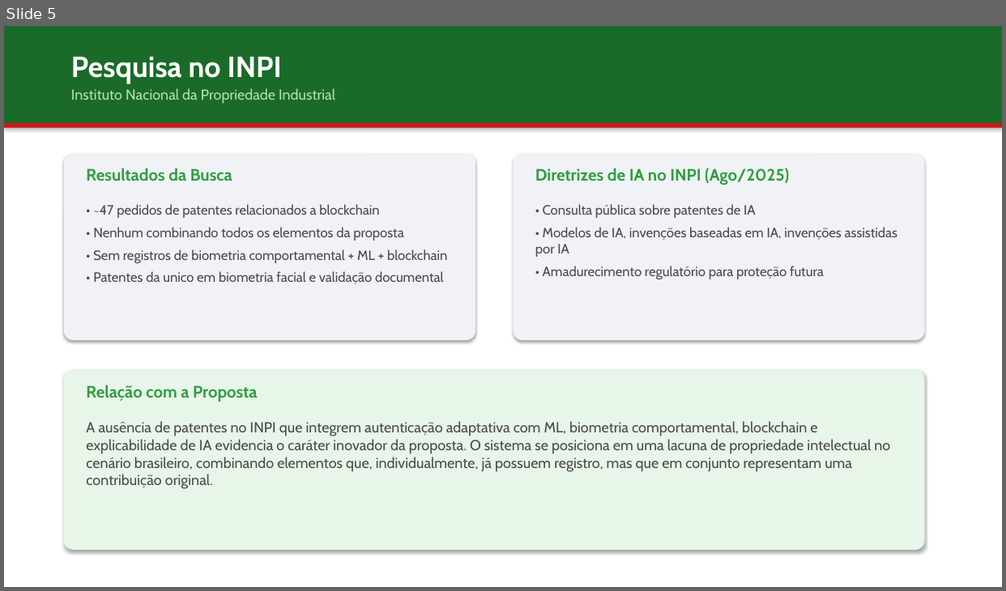
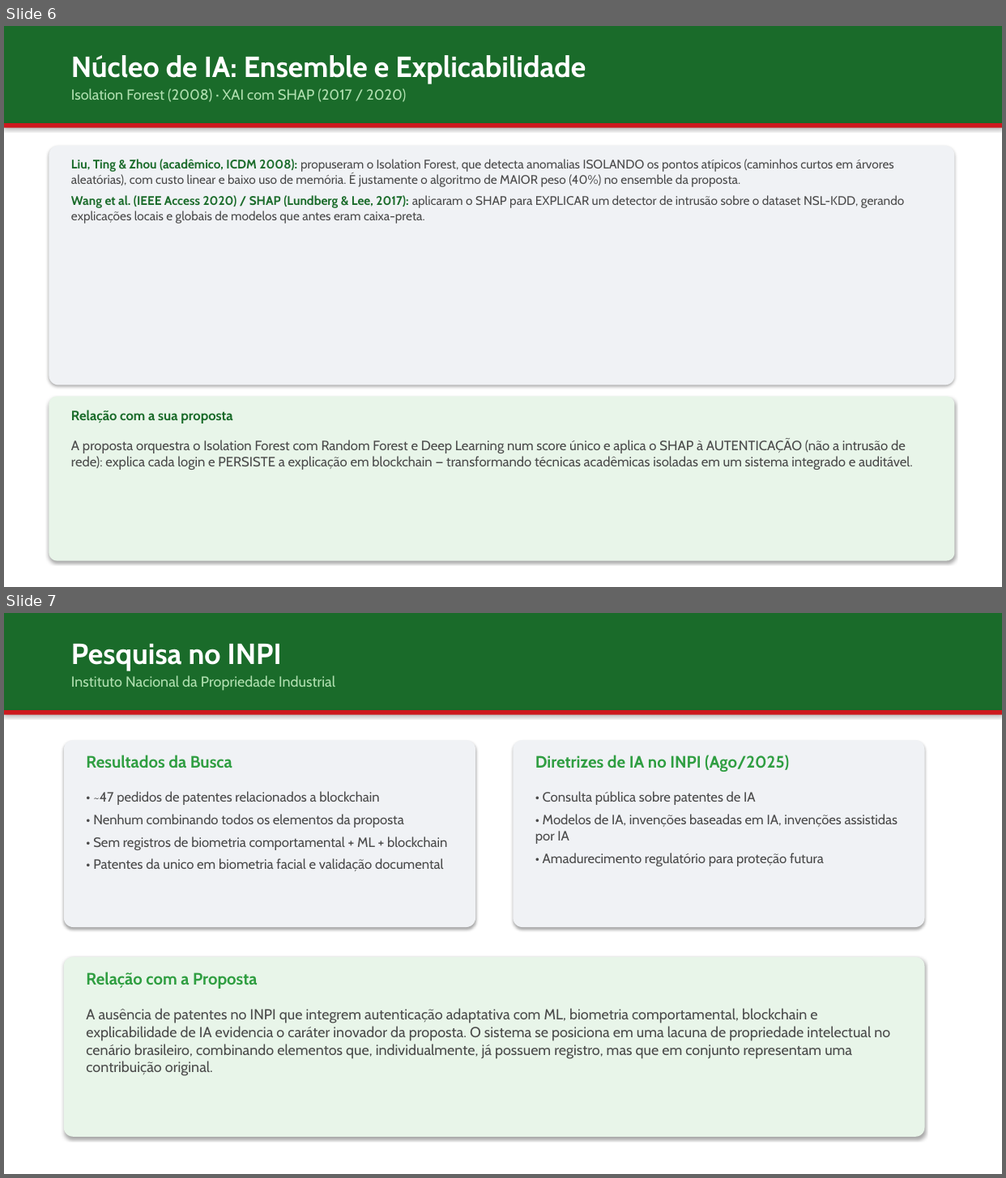
Before and after one commit to jgbcientista/gestao-autonomo, a slide deck: docs/trabalhos-relacionados.pptx. Shown one above the other, each under a label of ours: slide 5 before the commit, slides 6 and 7 after it. The pictures are 1006x591 and 1006x1178 pixels, drawn with LibreOffice and Linux fonts; fonts in the diff are those of the drawing. Boxes give left, top, right and bottom in pixels: in the first picture for what was removed or moved away, otherwise in the second. Text is boxed around its words. In the diff, an @@ line names an element or a change of style, - is before the commit and + after.

```diff
--- a/docs/trabalhos-relacionados.pptx
+++ b/docs/trabalhos-relacionados.pptx
@@ slide 6 added at (4, 26, 1002, 587), background #FFFFFF @@
@@ rectangle added at (4, 26, 1002, 123), fill #1A6B2A @@
@@ text added at (71, 55, 586, 84), 28 pt, text #FFFFFF, bold @@
+Núcleo de IA: Ensemble e Explicabilidade
@@ text added at (71, 88, 406, 102), 14 pt, text #B0E0B0 @@
+Isolation Forest (2008) · XAI com SHAP (2017 / 2020)
@@ rectangle added at (4, 123, 1002, 128), fill #CD191E @@
@@ rounded rectangle added at (49, 146, 955, 386), fill #F0F2F5 @@
@@ text added at (71, 159, 904, 224), 12 pt, text #4A4A4A @@
+Liu, Ting & Zhou (acadêmico, ICDM 2008): propuseram o Isolation Forest, que detecta anomalias ISOLANDO os pontos atípicos (caminhos curtos em árvores aleatórias), com custo linear e baixo uso de memória. É justamente o algoritmo de MAIOR peso (40%) no ensemble da proposta.
+Wang et al. (IEEE Access 2020) / SHAP (Lundberg & Lee, 2017): aplicaram o SHAP para EXPLICAR um detector de intrusão sobre o dataset NSL-KDD, gerando explicações locais e globais de modelos que antes eram caixa-preta.
@@ rounded rectangle added at (49, 396, 955, 561), fill #E8F5E9 @@
@@ text added at (71, 410, 232, 424), 13 pt, text #1A6B2A, bold @@
+Relação com a sua proposta
@@ text added at (71, 440, 913, 470), 13 pt, text #4A4A4A @@
+A proposta orquestra o Isolation Forest com Random Forest e Deep Learning num score único e aplica o SHAP à AUTENTICAÇÃO (não a intrusão de rede): explica cada login e PERSISTE a explicação em blockchain — transformando técnicas acadêmicas isoladas em um sistema integrado e auditável.
@@ what was slide 5 is now slide 7 @@
```
Also in this commit, not shown: 5 slides changed, 3 other slides added, 7 slides removed.
